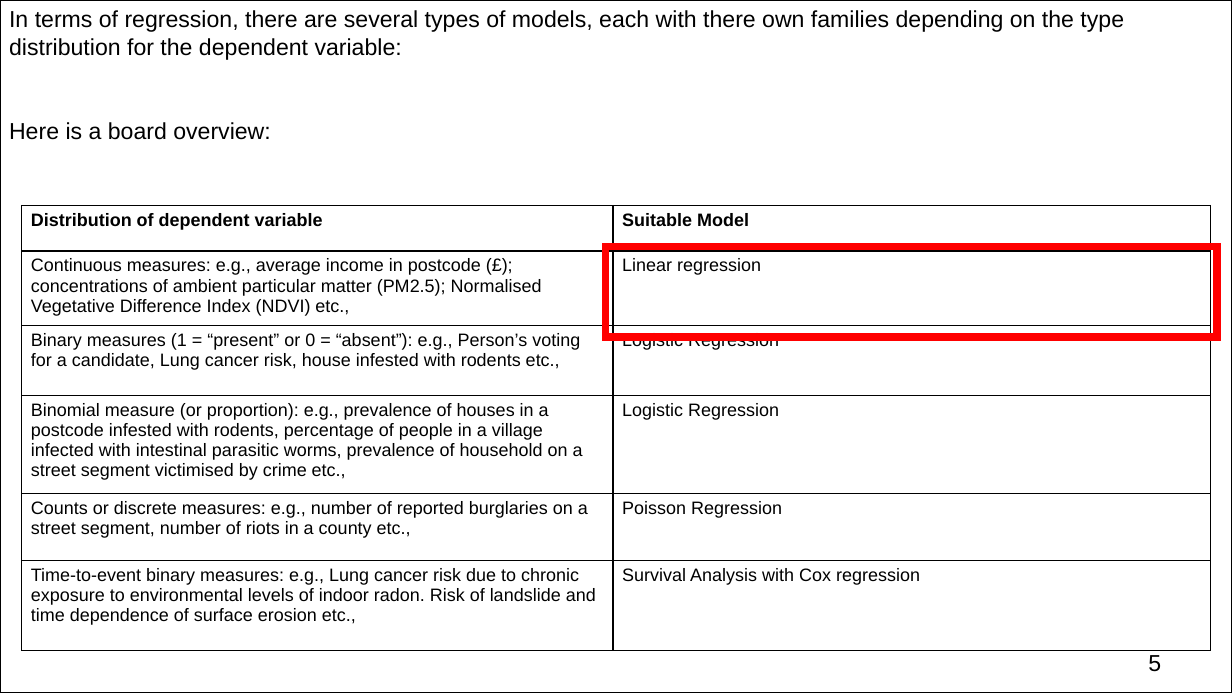
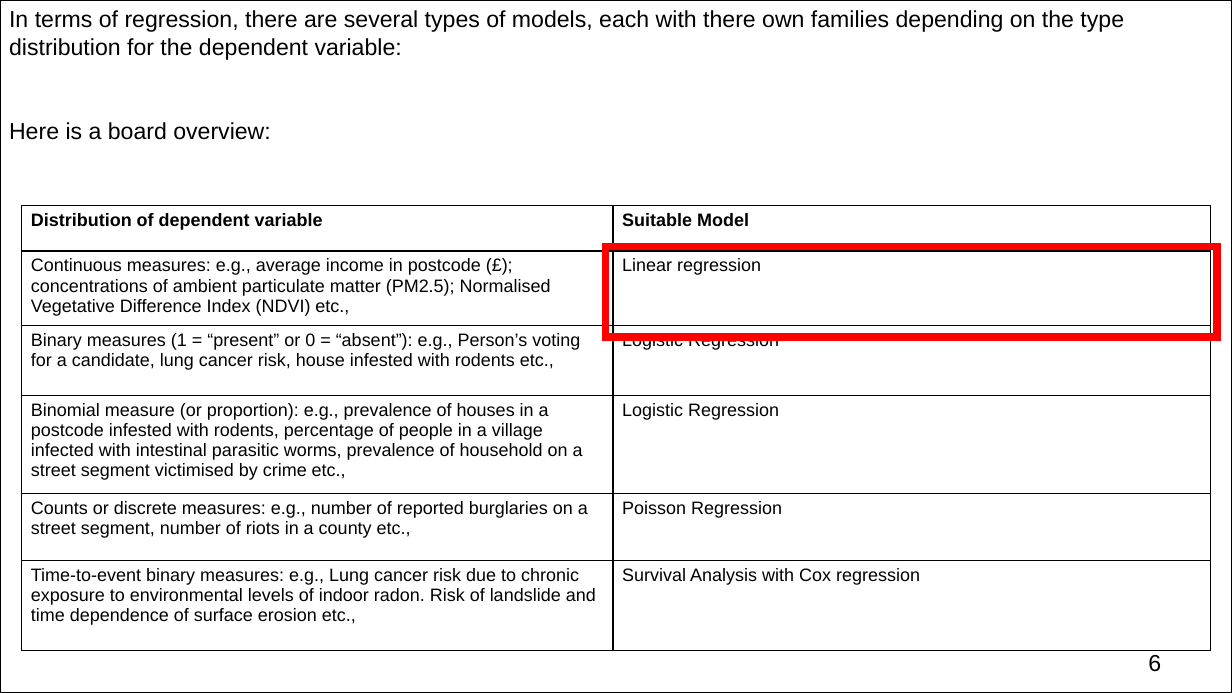
Before and after one commit to UCLPG-MSC-SGDS/UCL-SODA-CPD-RStan, a slide deck: slide 6 of Archived/2022_23/Day 2 Lecture - Bayesian Generalised Linear Regression Models.pptx (slide 5 before the commit). Drawn at 1232x693 pixels with LibreOffice and Linux fonts; fonts in the diff are those of the drawing. Boxes give left, top, right and bottom in pixels: in the first picture for what was removed or moved away, otherwise in the second. Text is boxed around its words. In the diff, an @@ line names an element or a change of style, - is before the commit and + after.

```diff
--- a/Archived/2022_23/Day 2 Lecture - Bayesian Generalised Linear Regression Models.pptx
+++ b/Archived/2022_23/Day 2 Lecture - Bayesian Generalised Linear Regression Models.pptx
@@ table at bbox=[21, 205, 1210, 655] @@
-row 2, column 1: Continuous measures: e.g., average income in postcode (£); concentrations of ambient particular matter (PM2.5); Normalised Vegetative Difference Index (NDVI) etc.,
+row 2, column 1: Continuous measures: e.g., average income in postcode (£); concentrations of ambient particulate matter (PM2.5); Normalised Vegetative Difference Index (NDVI) etc.,
-row 3, column 1: Binary measures (1 = “present” or 0 = “absent”): e.g., Person’s voting for a candidate, Lung cancer risk, house infested with rodents etc.,
+row 3, column 1: Binary measures (1 = “present” or 0 = “absent”): e.g., Person’s voting for a candidate, lung cancer risk, house infested with rodents etc.,
@@ page number at bbox=[1148, 655, 1161, 672]: text changed @@
-5
+6
```
Also in this commit, not shown: 12 other slides changed, 2 slides added, 1 slide removed, 33 other files.
